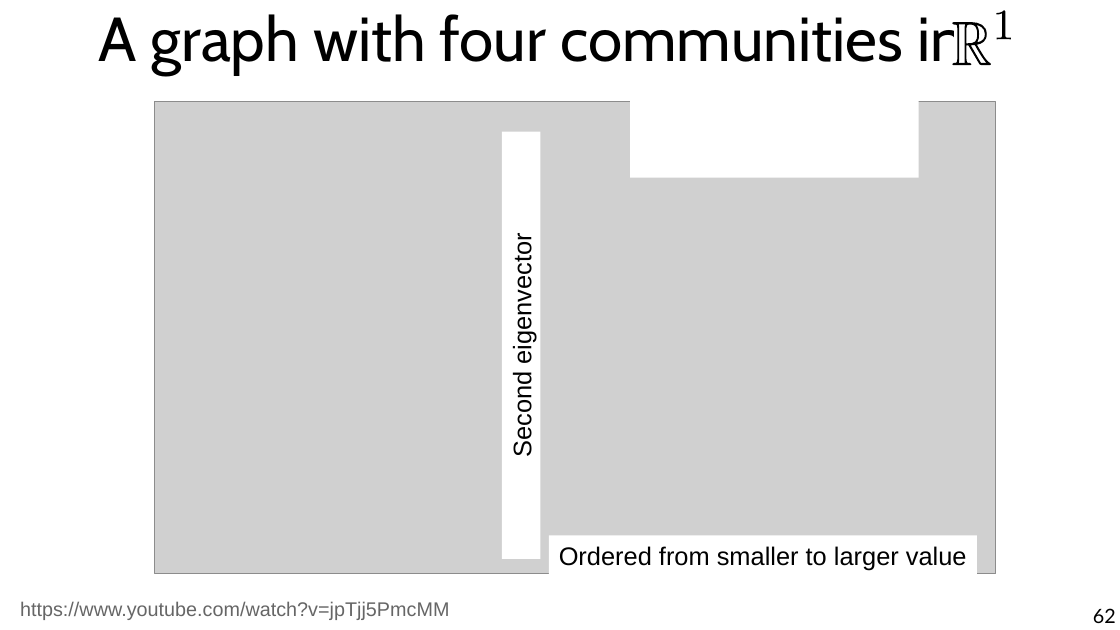
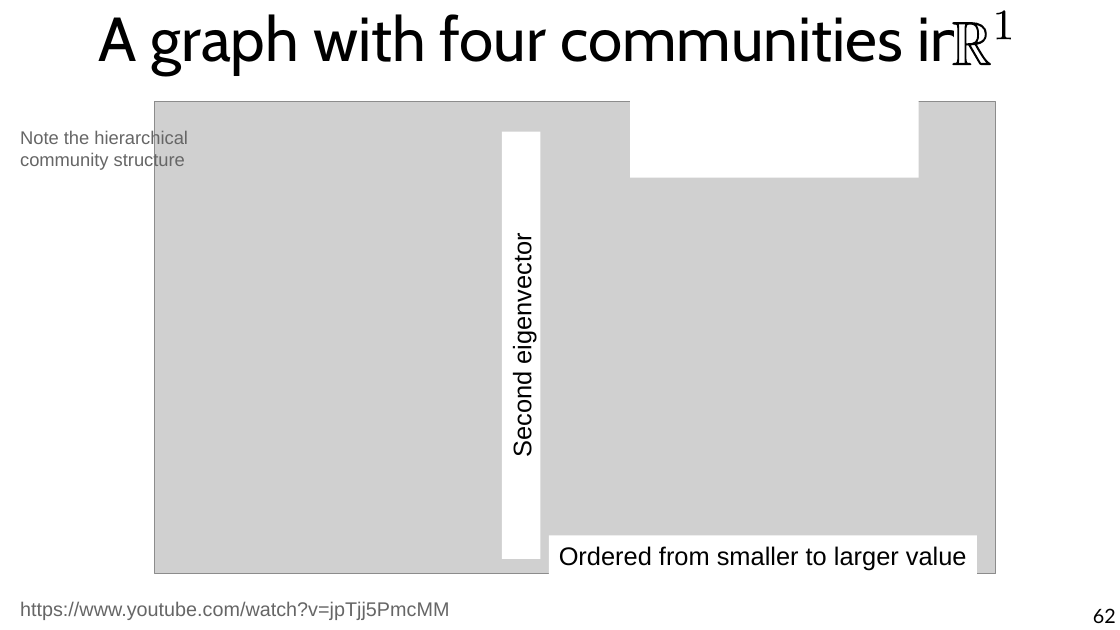
Before and after one commit to chatox/networks-science-course, a slide deck: slide 62 of theory/odp/tt22-spectral_graph_embedding.odp. Drawn at 1120x630 pixels with LibreOffice and Linux fonts; fonts in the diff are those of the drawing; grey boxes stand for pictures. Boxes give left, top, right and bottom in pixels: in the first picture for what was removed or moved away, otherwise in the second. Text is boxed around its words. In the diff, an @@ line names an element or a change of style, - is before the commit and + after.

Commit message:
minor correction on graph numbering

```diff
--- a/theory/odp/tt22-spectral_graph_embedding.odp
+++ b/theory/odp/tt22-spectral_graph_embedding.odp
@@ text added at (20, 130, 188, 170), 13 pt, text #666666 @@
+Note the hierarchical community structure
```
Also in this commit, not shown: 23 other slides changed, 1 other file.
